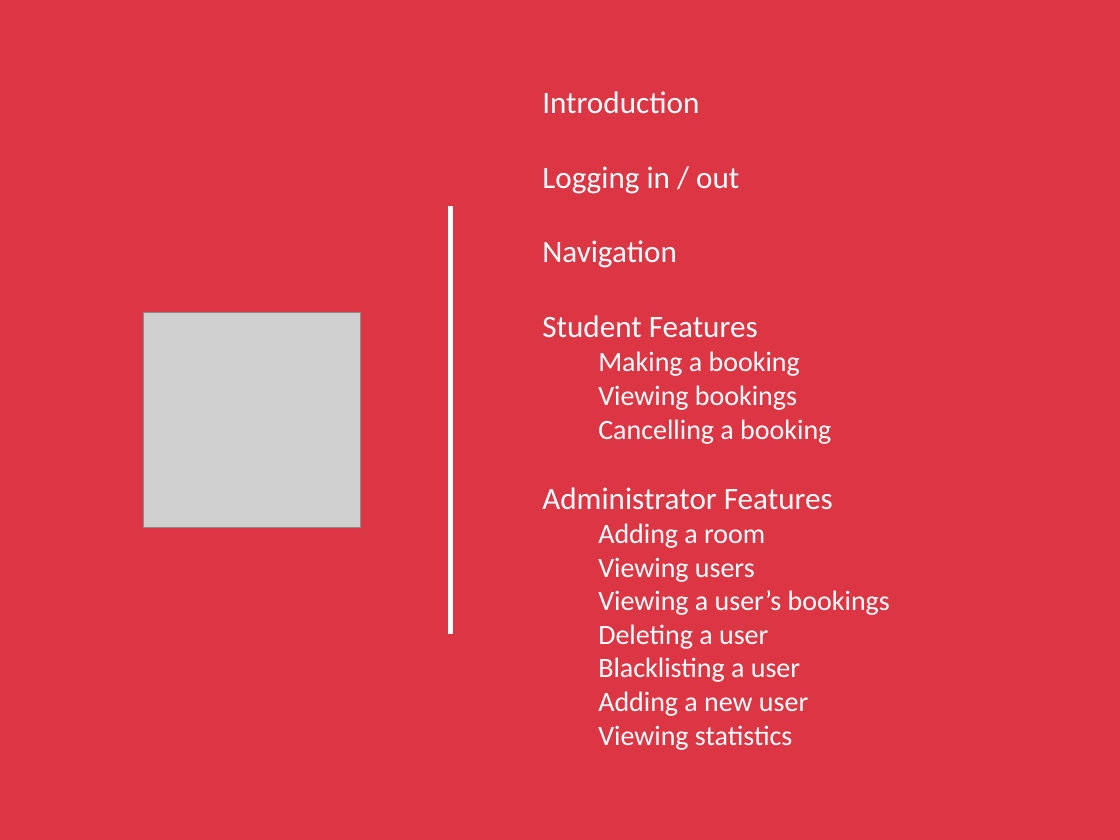
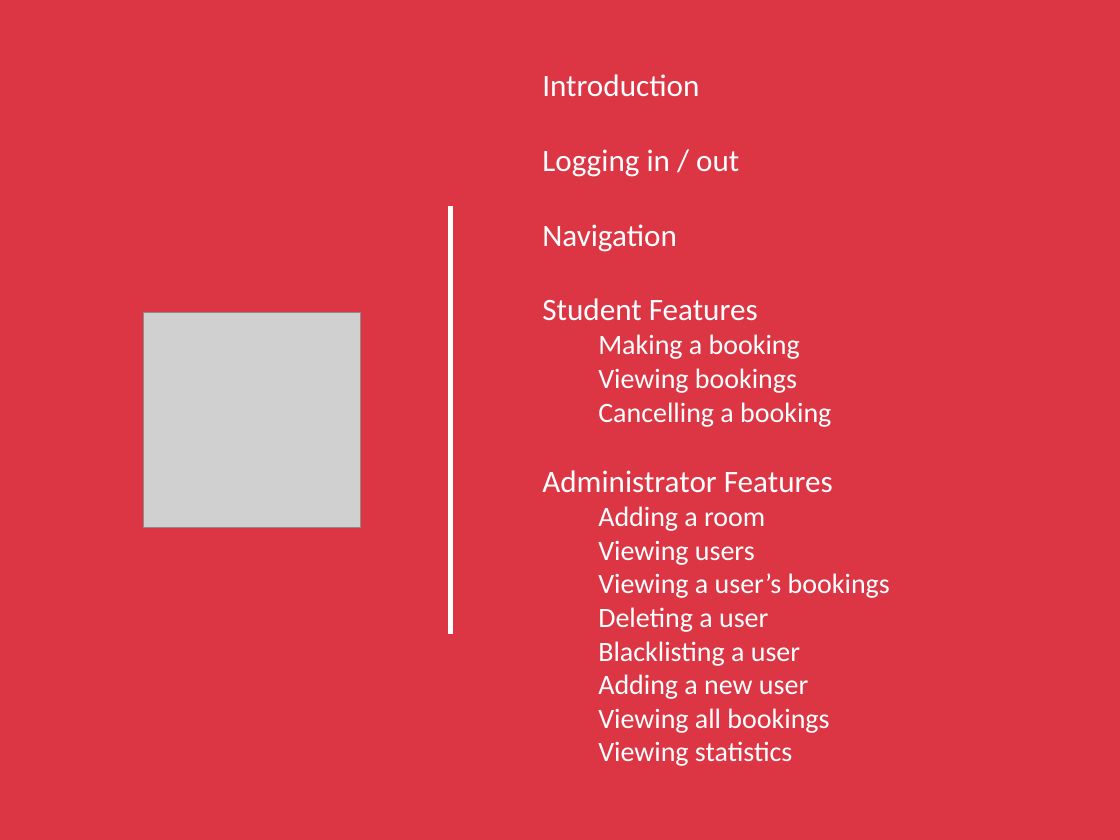
Before and after one commit to ah16165/University-Study-Space-Booking-App, a slide deck: slide 2 of Not_Main_Application/UserManual.pptx. Drawn at 1120x840 pixels with LibreOffice and Linux fonts; fonts in the diff are those of the drawing; grey boxes stand for pictures. Boxes give left, top, right and bottom in pixels: in the first picture for what was removed or moved away, otherwise in the second. Text is boxed around its words. In the diff, an @@ line names an element or a change of style, - is before the commit and + after.

Commit message:
Updating user manual with admin view bookings

```diff
--- a/Not_Main_Application/UserManual.pptx
+++ b/Not_Main_Application/UserManual.pptx
@@ text "Introduction": place and size @@
-text "Introduction" at [542, 91, 890, 750]
+text "Introduction" at [542, 74, 890, 766]
@@ text at [598, 708, 829, 733]: paragraph added @@
+Viewing all bookings
```
Also in this commit, not shown: 1 other slide changed, 3 slides added, 2 other files.
